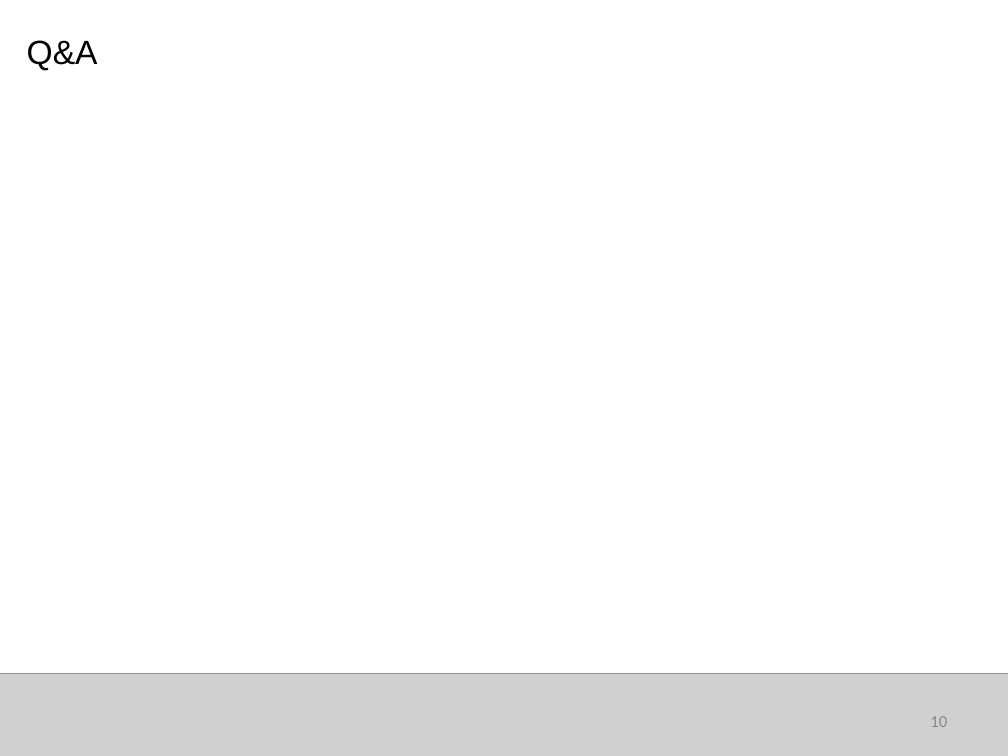
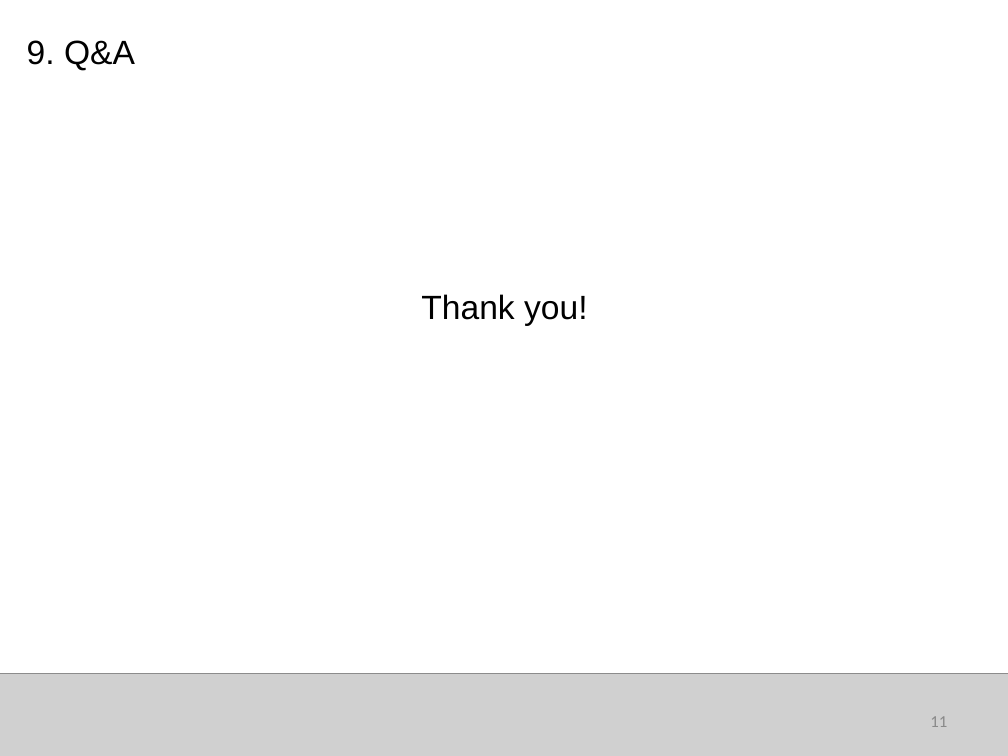
Before and after one commit to RyanCV/Information-Retrieval, a slide deck: slide 11 of EECS767_05032016.pptx (slide 10 before the commit). Drawn at 1008x756 pixels with LibreOffice and Linux fonts; fonts in the diff are those of the drawing; grey boxes stand for pictures. Boxes give left, top, right and bottom in pixels: in the first picture for what was removed or moved away, otherwise in the second. Text is boxed around its words. In the diff, an @@ line names an element or a change of style, - is before the commit and + after.

```diff
--- a/EECS767_05032016.pptx
+++ b/EECS767_05032016.pptx
@@ text at [27, 40, 135, 71]: text changed @@
-Q&A
+9. Q&A
@@ text added at [421, 294, 587, 326], 24 pt, text #000000 @@
+Thank you!
@@ page number at [930, 716, 947, 727]: text changed @@
-10
+11
```
Also in this commit, not shown: 8 other slides changed, 1 slide added.
